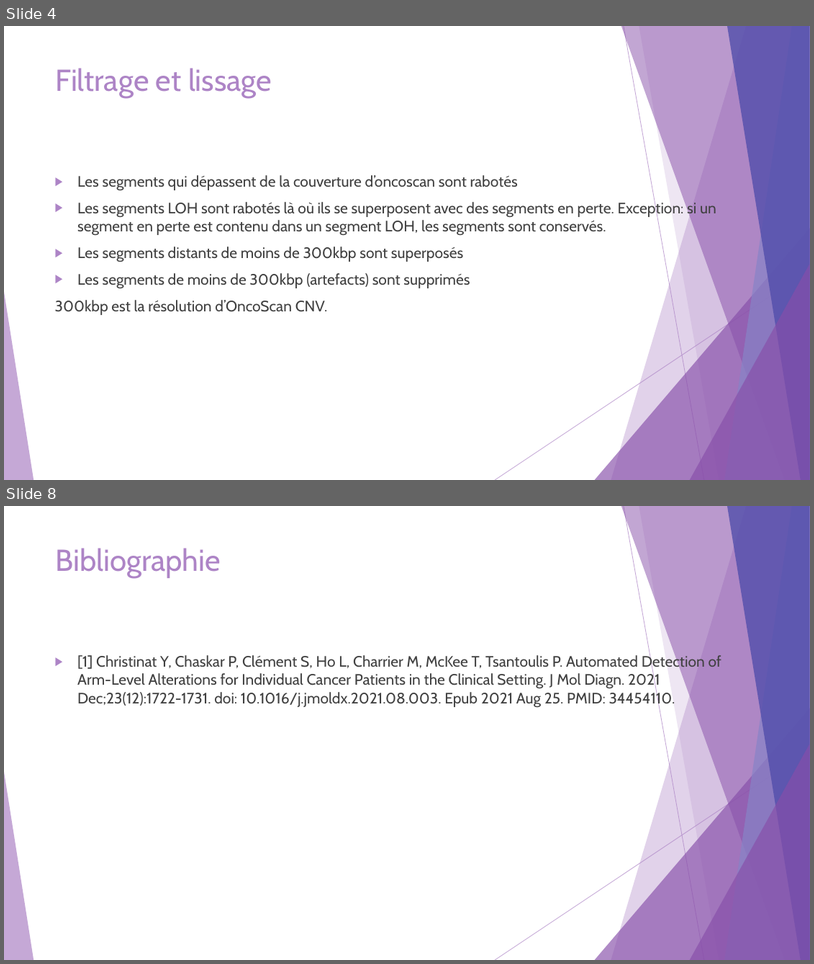
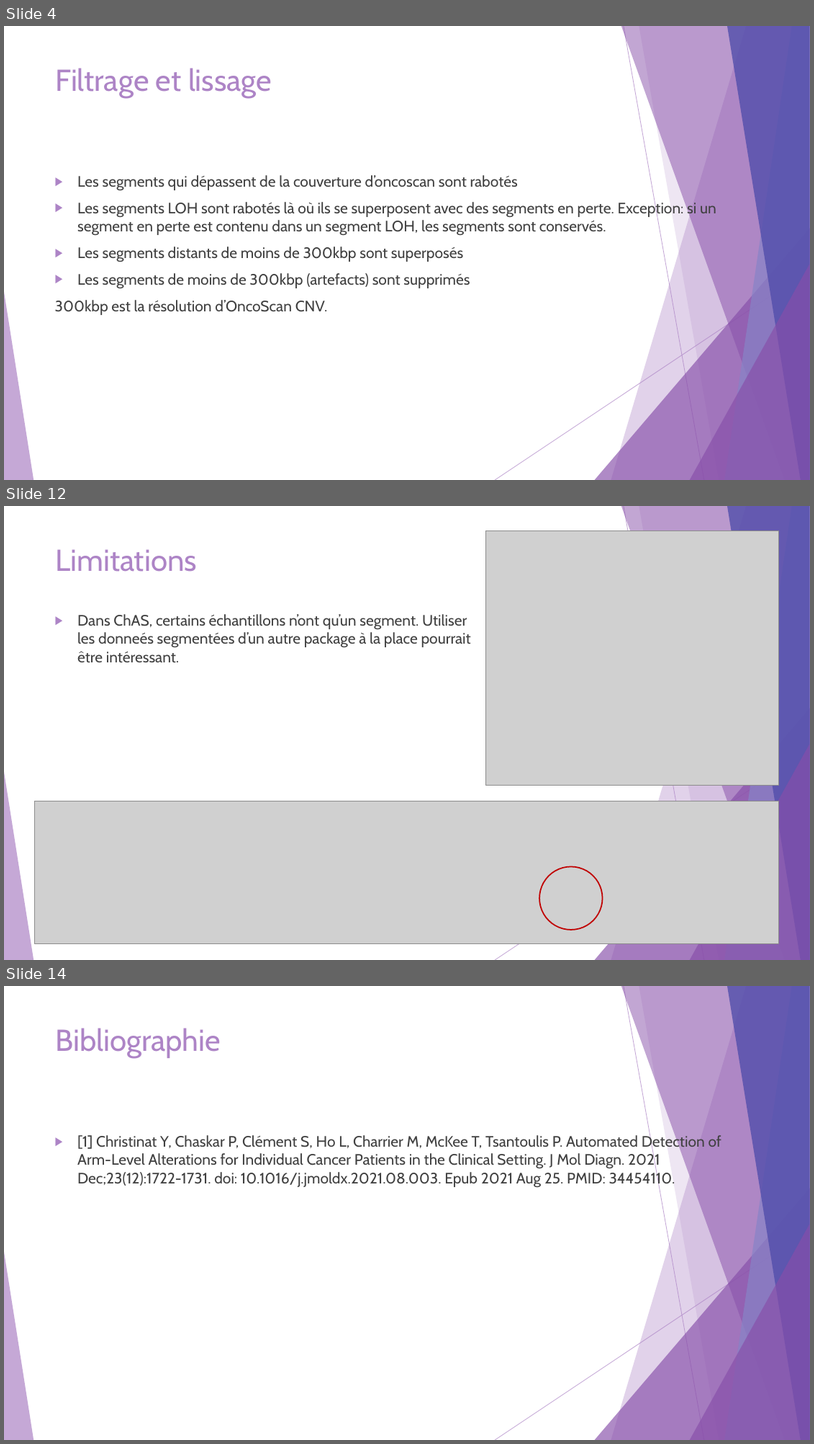
Before and after one commit to Elie-Bordron/DEA-dataviz, a slide deck: docs/docs_I_made/slides/OncoscanR.pptx. Shown one above the other, each under a label of ours: slides 4 and 8 before the commit, slides 4, 12 and 14 after it; the slides between them are not shown. The pictures are 814x964 and 814x1444 pixels, drawn with LibreOffice and Linux fonts; fonts in the diff are those of the drawing; grey boxes stand for pictures. Boxes give left, top, right and bottom in pixels: in the first picture for what was removed or moved away, otherwise in the second. Text is boxed around its words. In the diff, an @@ line names an element or a change of style, - is before the commit and + after.

```diff
--- a/docs/docs_I_made/slides/OncoscanR.pptx
+++ b/docs/docs_I_made/slides/OncoscanR.pptx
@@ slide 12 added at bbox=[4, 506, 810, 960], background #FFFFFF; not listed: 10 template elements that a slide beside it also shows @@
@@ picture added at bbox=[486, 530, 779, 785] @@
@@ title added at bbox=[55, 549, 197, 572], 36 pt, text #AD84C6 @@
+Limitations
@@ text added at bbox=[77, 614, 471, 662], 18 pt, text #404040 @@
+▶ Dans ChAS, certains échantillons n’ont qu’un segment. Utiliser les donneés segmentées d’un autre package à la place pourrait être intéressant.
@@ picture added at bbox=[34, 800, 779, 943] @@
@@ ellipse added at bbox=[540, 867, 603, 929], outline #C00000 1.5 pt @@
@@ what was slide 8 is now slide 14 @@
```
Also in this commit, not shown: 3 slides changed, 6 other slides added, 1 slide removed, 33 other files.
